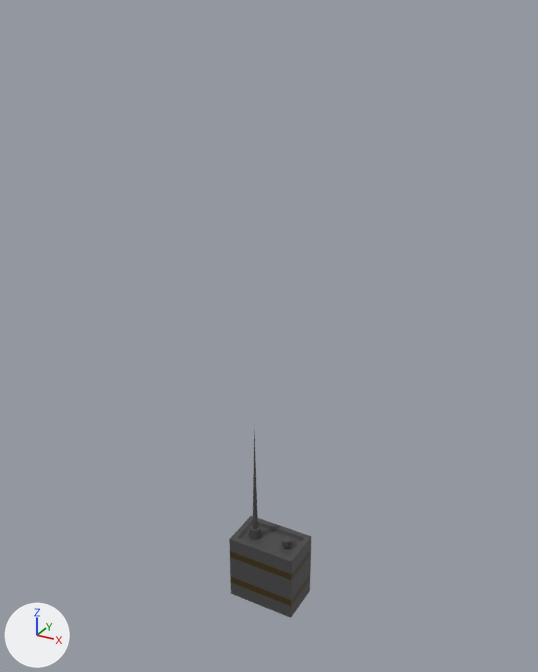
Two versions of the OBJ model scenes/entities/gear/bag/radio.obj, one commit apart.
Both versions are drawn from a 50 mm camera at (0.629, -1.154, 1.11) aimed at (-0.011, 0.009, 0.529). Lighting does not change. The marker at lower left points along +X, +Y and +Z. The picture after the commit comes second. Where no turn or scale is listed for an object, it has been applied to the vertices.

Names of what the first picture shows: 'radio'.
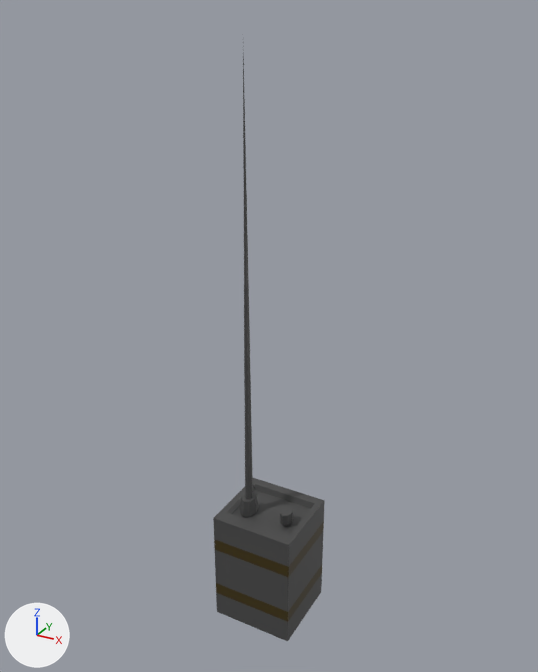
The change, as a list of edits to the scene's bpy script:
```text
Change me_radio:
    used by ob_radio; location = (0.0, 0.0, 0.0)
    remove me_radio.from_pydata(...)  # 81 vertices, 66 faces; spans x -0.076..0.076, y -0.051..0.043, z -0.094..0.331
    add me_radio.from_pydata(...)  # 81 vertices, 66 faces; spans x -0.087..0.09, y -0.093..0.075, z -0.117..1.078
    me_radio part 1: the loose piece of 16 vertices spanning x 0.029..0.051, y -0.015..0.006, z 0.055..0.07 is scaled about its middle by (1.17, 1.67, 1.67), then moved by (0.008, -0.016, 0.082)
    me_radio part 2: 65 of 81 vertices moved; they spanned x -0.076..0.076, y -0.051..0.043, z -0.094..0.331 and now span x -0.087..0.09, y -0.093..0.075, z -0.117..1.078; mean shift (-0.002, -0.01, 0.11); largest move (-0.037, -0.006, 0.331) -> (-0.042, -0.022, 1.078)
```

Pixel boxes [x1, y1, x2, y2] of what changed, in the pictures (538 x 672 px; the box of a moved part takes in the faces that stretch with it):
'radio', reshaped (36% wider, 211% taller): before [229, 430, 311, 618]; after [213, 54, 325, 641]
part 1 of me_radio, moved or reshaped: before [282, 536, 291, 548]; after [280, 507, 293, 525]
part 2 of me_radio, moved or reshaped: before [229, 430, 311, 618]; after [213, 54, 325, 641]
